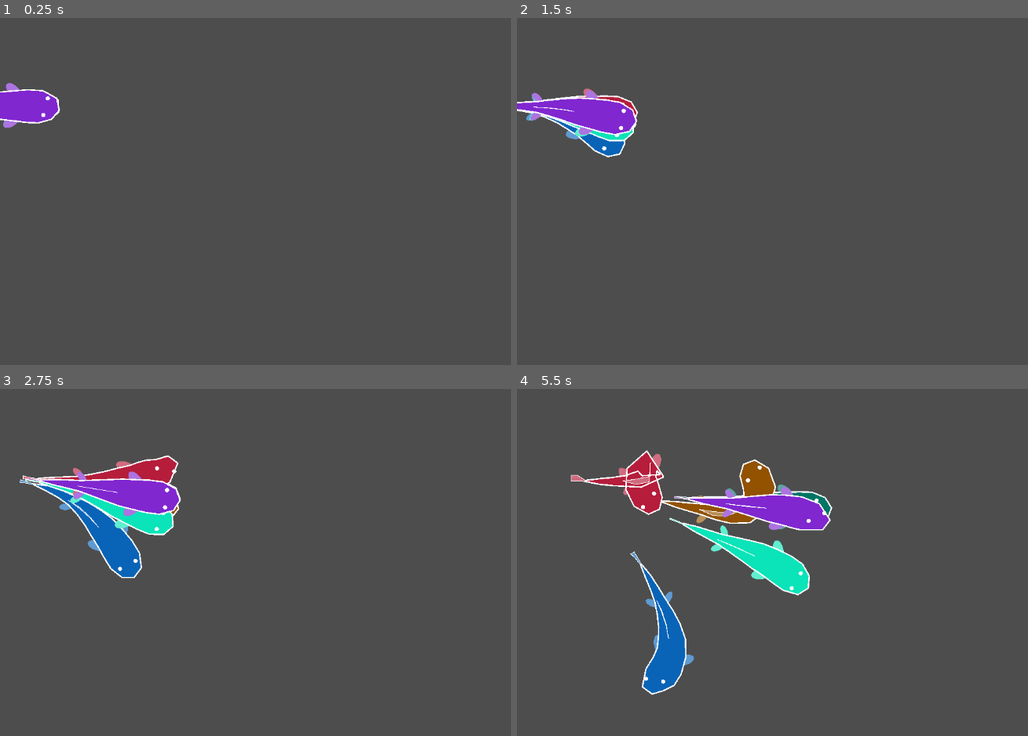
Above: before the commit, frames 1-4 (two rows, left to right).
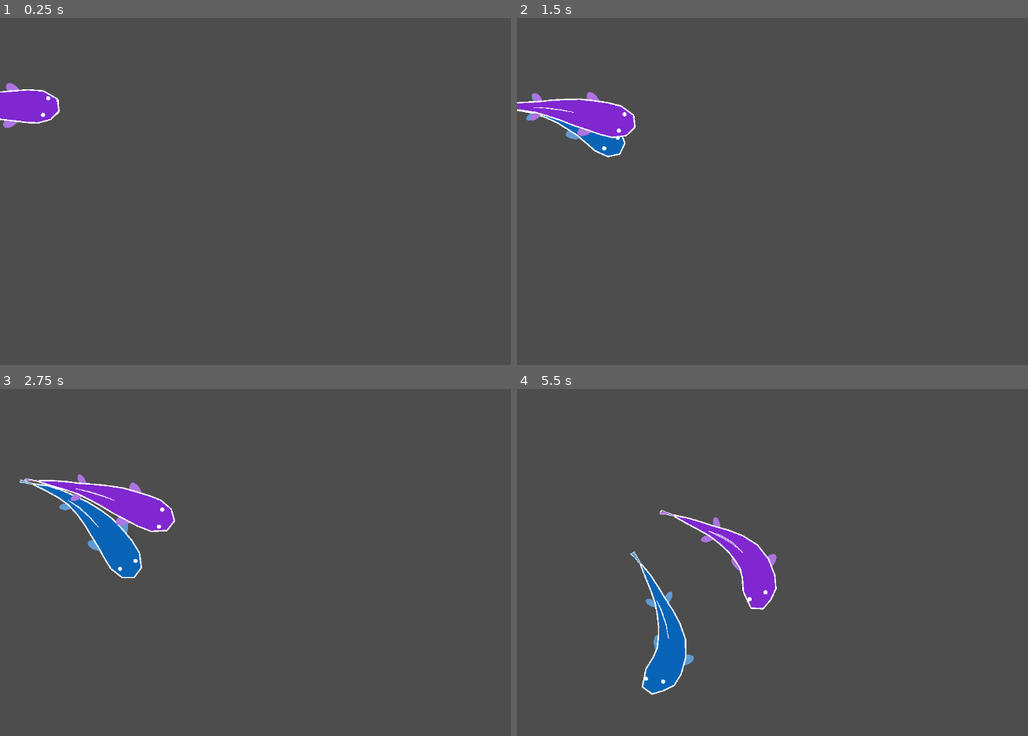
Above: after the commit, the same moments.

Repository: vladilima/ProceduralAnimationTest
Game: Godot game, scene res://Scenes/world.tscn
Two runs of this game, one before a commit and one after it. Both use one fixed random seed, a clock stepped at 60 frames per second and the inputs below.
Inputs (mouse positions are in pixels of both pictures, inside the frame that each line leads up to):
- Up to frame 1 (0.25 s): no input
- Up to frame 2 (1.5 s): move the mouse to (966, 170) at 0.52 s; move the mouse to (706, 205) at 1.27 s
- Up to frame 3 (2.75 s): move the mouse to (378, 482) at 2.02 s
- Up to frame 4 (5.5 s): move the mouse to (798, 631) at 2.77 s; move the mouse to (1017, 614) at 3.52 s; move the mouse to (644, 506) at 4.27 s; move the mouse to (864, 559) at 5.02 s

The runs differ from the first frame. In frame 1, less than 0.1% of the frame differs, in the area x 0-12%, y 18-32%; in frame 2, 0.8%; in frame 3, 2.9%; in frame 4, 7.2%, in the area x 10-62%, y 17-64%.

Commit message:
Updated Icon
Along with some other things

Diff:
--- a/Scenes/creature.tscn
+++ b/Scenes/creature.tscn
@@ -5,7 +5,6 @@
 
 [node name="Creature" type="Node2D"]
 script = ExtResource("1_vg0jb")
-FollowsMouse = false
 BodyColor = Color(1, 0, 0, 1)
 PointAmount = 20
 SegmentSize = Array[float]([48.0, 64.0, 35.0, 35.0, 35.0, 35.0, 35.0, 35.0, 35.0, 32.0, 32.0, 29.0, 29.0, 26.0, 26.0, 23.0, 20.0, 17.0, 14.0, 11.0, 8.0, 5.0])
--- a/Scenes/fish.tscn
+++ b/Scenes/fish.tscn
@@ -6,7 +6,6 @@
 
 [node name="Fish" type="Node2D"]
 script = ExtResource("1_nxtlm")
-FollowsMouse = false
 BodyColor = Color(0.0383772, 0.392568, 0.721211, 1)
 PointAmount = 9
 SegmentSize = Array[float]([40.0, 60.0, 60.0, 55.0, 50.0, 40.0, 30.0, 20.0, 15.0, 10.0, 2.0])
--- a/Scenes/world.tscn
+++ b/Scenes/world.tscn
@@ -9,6 +9,7 @@
 zoom = Vector2(0.5, 0.5)
 
 [node name="Fish" parent="." instance=ExtResource("2_x3o0u")]
+FollowsMouse = false
 
 [node name="Fish2" parent="." instance=ExtResource("2_x3o0u")]
 BodyColor = Color(0, 0.459042, 0.401229, 1)
--- a/icon.svg
+++ /dev/null
@@ -1 +0,0 @@
-<svg xmlns="http://www.w3.org/2000/svg" width="128" height="128"><rect width="124" height="124" x="2" y="2" fill="#363d52" stroke="#212532" stroke-width="4" rx="14"/><g fill="#fff" transform="translate(12.322 12.322)scale(.101)"><path d="M105 673v33q407 354 814 0v-33z"/><path fill="#478cbf" d="m105 673 152 14q12 1 15 14l4 67 132 10 8-61q2-11 15-15h162q13 4 15 15l8 61 132-10 4-67q3-13 15-14l152-14V427q30-39 56-81-35-59-83-108-43 20-82 47-40-37-88-64 7-51 8-102-59-28-123-42-26 43-46 89-49-7-98 0-20-46-46-89-64 14-123 42 1 51 8 102-48 27-88 64-39-27-82-47-48 49-83 108 26 42 56 81zm0 33v39c0 276 813 276 814 0v-39l-134 12-5 69q-2 10-14 13l-162 11q-12 0-16-11l-10-65H446l-10 65q-4 11-16 11l-162-11q-12-3-14-13l-5-69z"/><path d="M483 600c0 34 58 34 58 0v-86c0-34-58-34-58 0z"/><circle cx="725" cy="526" r="90"/><circle cx="299" cy="526" r="90"/></g><g fill="#414042" transform="translate(12.322 12.322)scale(.101)"><circle cx="307" cy="532" r="60"/><circle cx="717" cy="532" r="60"/></g></svg>
--- a/project.godot
+++ b/project.godot
@@ -13,7 +13,7 @@
 config/name="procedural animation test"
 run/main_scene="res://Scenes/world.tscn"
 config/features=PackedStringArray("4.3", "Forward Plus")
-config/icon="res://icon.svg"
+config/icon="res://icon.png"
 
 [editor]
 
Binary file added: icon.png
Not shown, removed: icon.svg.import
Not shown, changed: .gitignore
